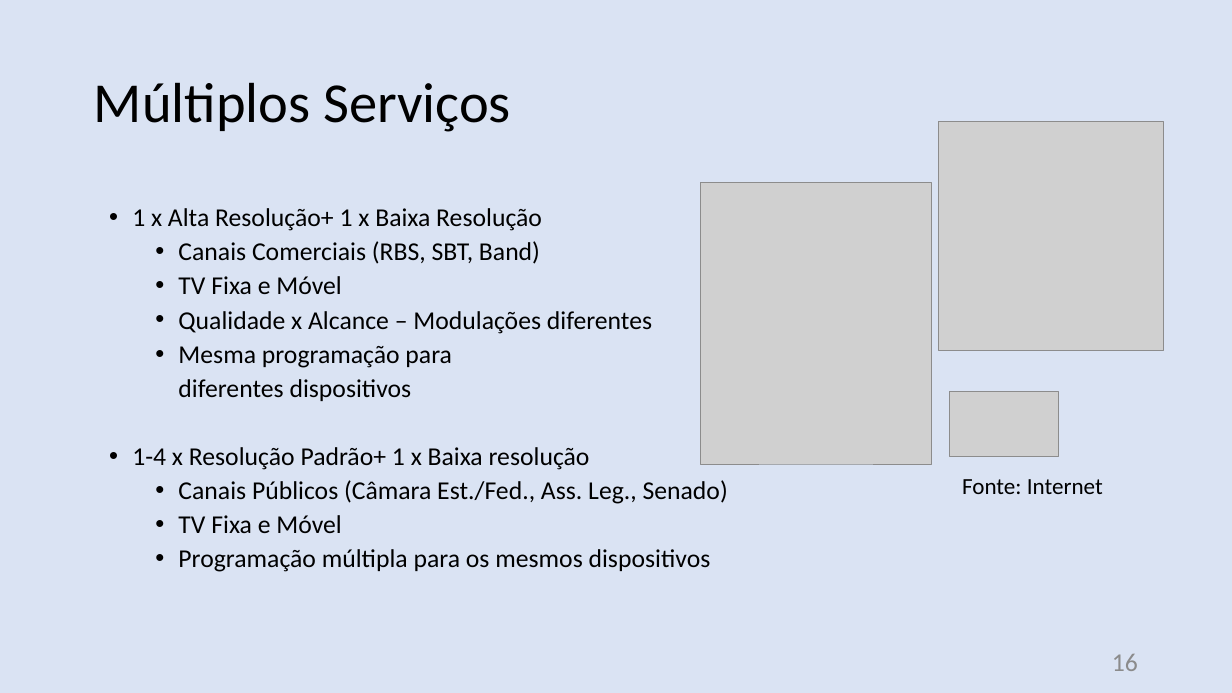
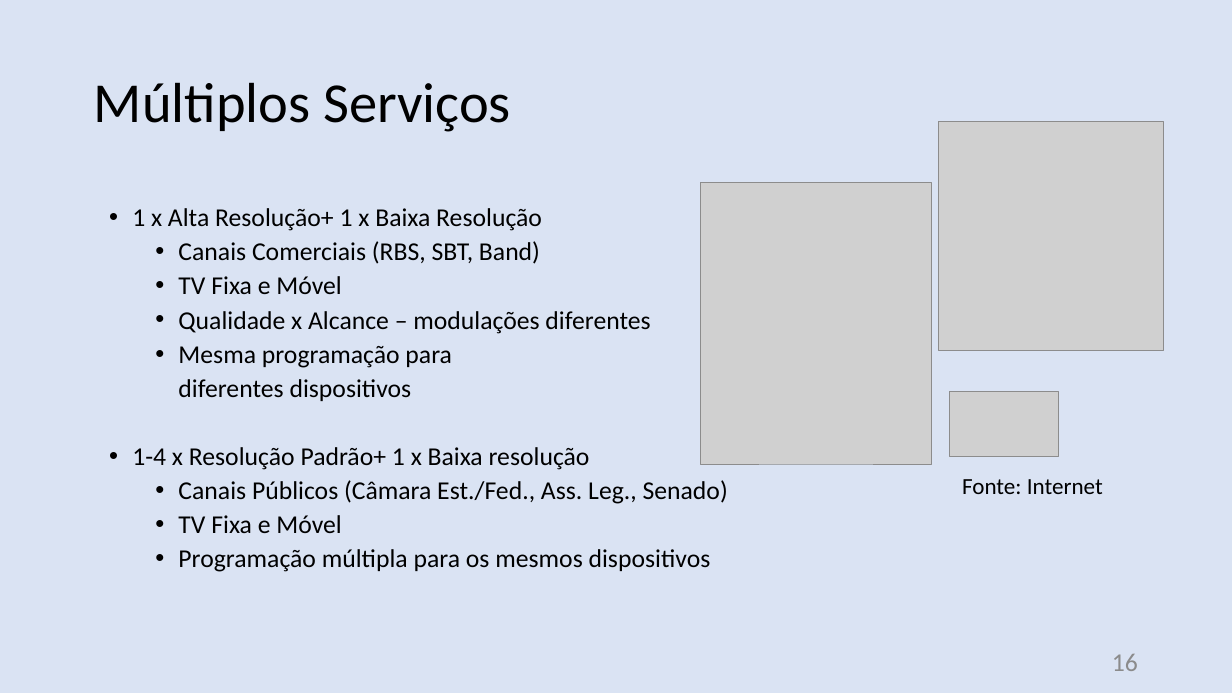
Before and after one commit to nasall2/TCC, a slide deck: slide 16 of relatorio/abntex2-modelos-1.9.2/figuras/apresentacao.pptx. Drawn at 1232x693 pixels with LibreOffice and Linux fonts; fonts in the diff are those of the drawing; grey boxes stand for pictures. Boxes give left, top, right and bottom in pixels: in the first picture for what was removed or moved away, otherwise in the second. Text is boxed around its words. In the diff, an @@ line names an element or a change of style, - is before the commit and + after.

```diff
--- a/relatorio/abntex2-modelos-1.9.2/figuras/apresentacao.pptx
+++ b/relatorio/abntex2-modelos-1.9.2/figuras/apresentacao.pptx
@@ text at (178, 311, 650, 334): text changed @@
-  • Qualidade x Alcance – Modulações diferentes
+  • Qualidade x Alcance – modulações diferentes
```
Also in this commit, not shown: 12 other slides changed, 22 other files.
